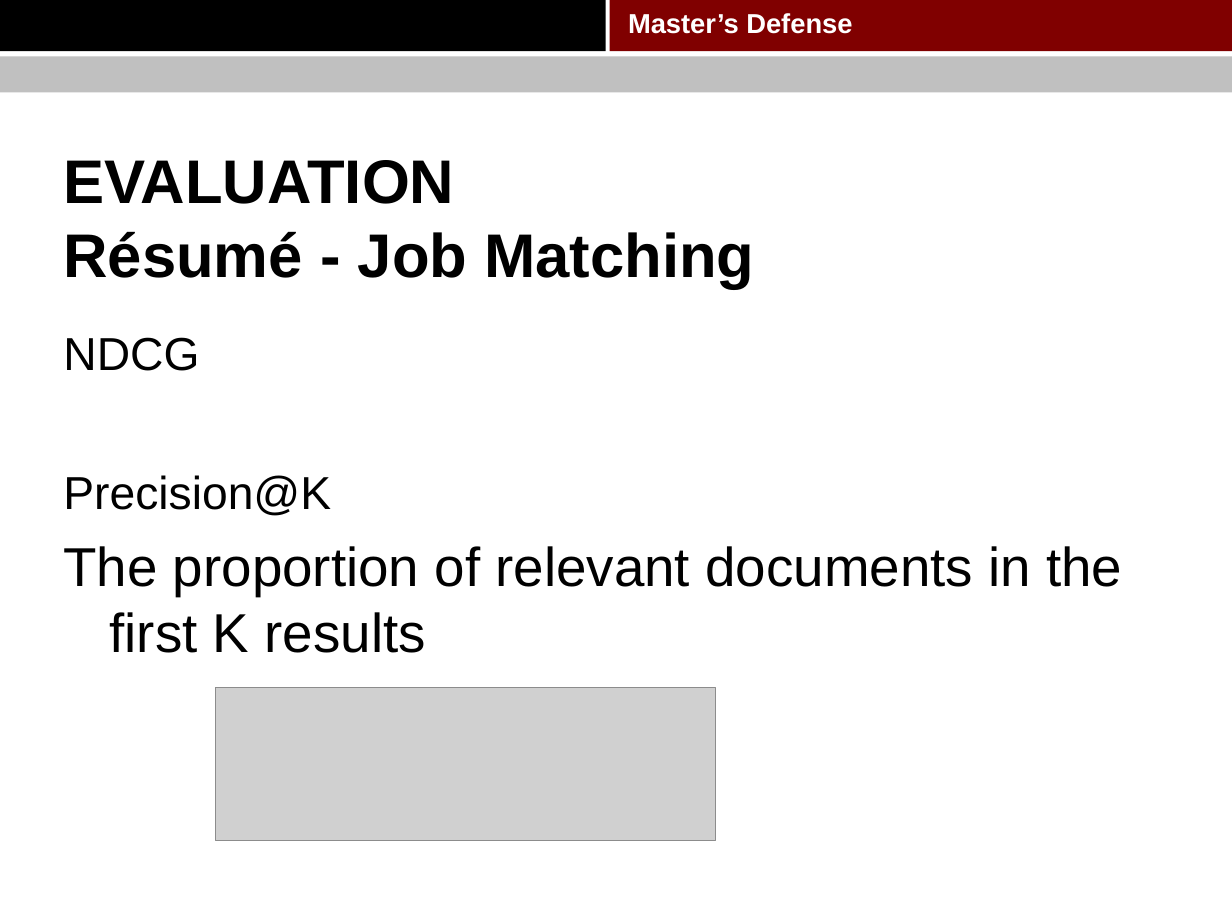
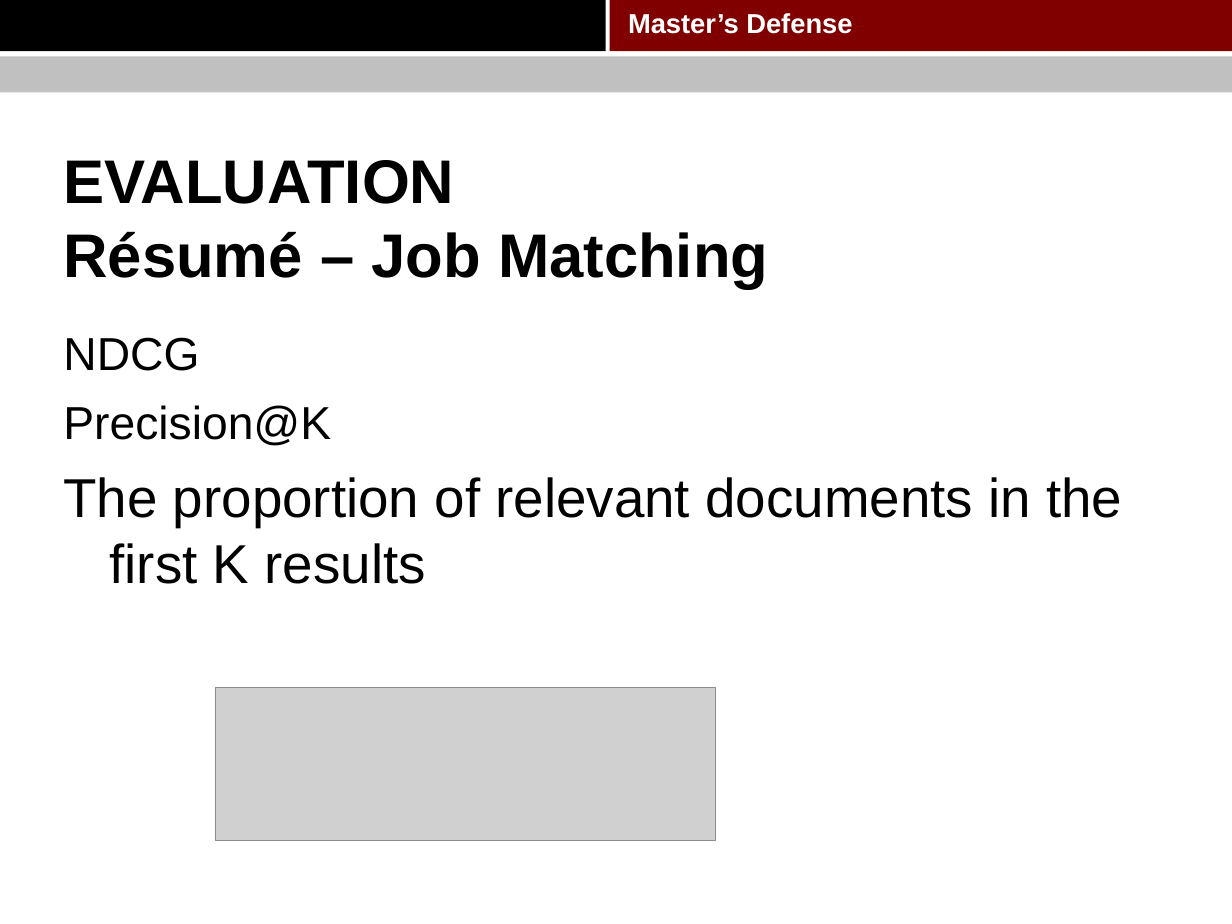
Before and after one commit to pkushiqiang/thesis, a slide deck: slide 64 of media/Master's thesis.pptx. Drawn at 1232x924 pixels with LibreOffice and Linux fonts; fonts in the diff are those of the drawing; grey boxes stand for pictures; background and template pictures are left out. Boxes give left, top, right and bottom in pixels: in the first picture for what was removed or moved away, otherwise in the second. Text is boxed around its words. In the diff, an @@ line names an element or a change of style, - is before the commit and + after.

```diff
--- a/media/Master's thesis.pptx
+++ b/media/Master's thesis.pptx
@@ title at (63,160,768,288): text changed @@
-EVALUATION
-Résumé - Job Matching
+EVALUATION
+Résumé – Job Matching
@@ text "NDCG" rewrapped from (63,337,1122,653) to (63,337,1122,584) @@
```
Also in this commit, not shown: 20 other slides changed, 1 other file.
